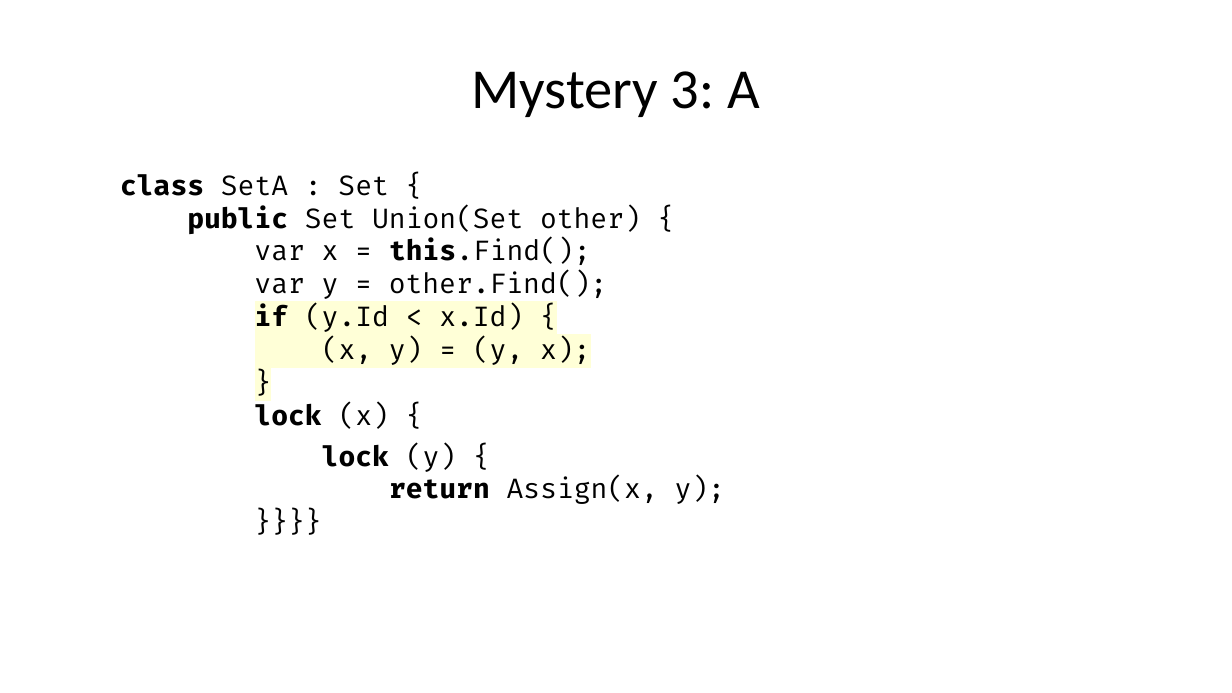
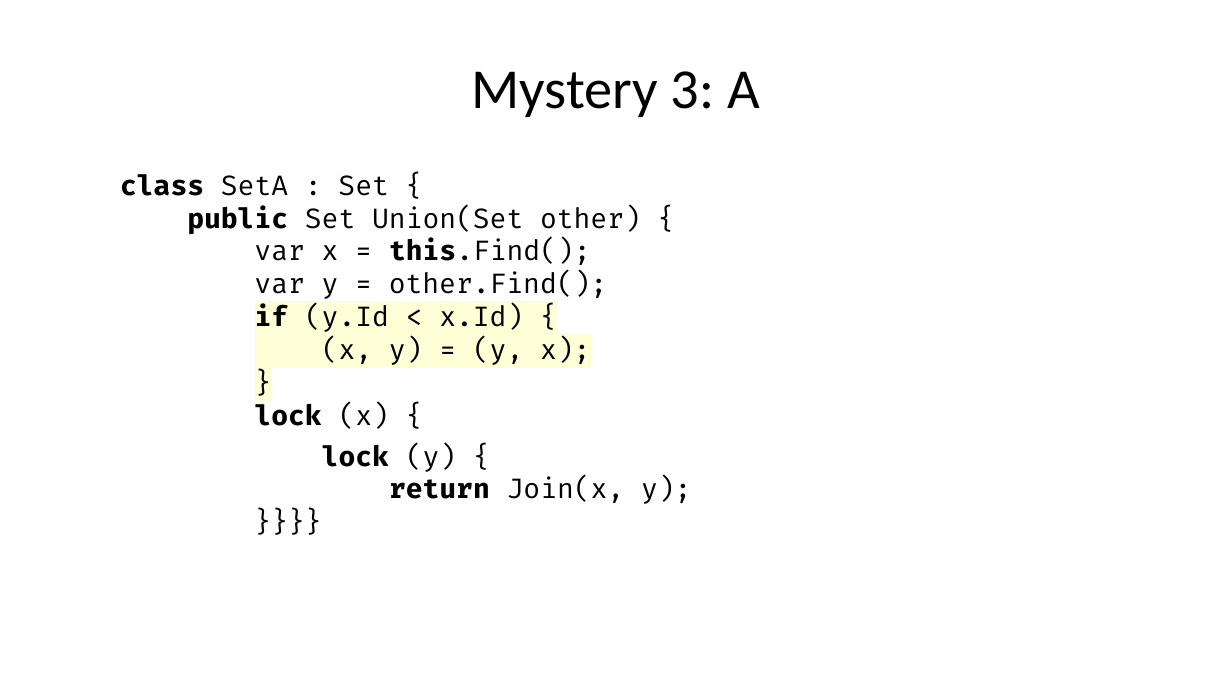
Before and after one commit to fbie/threading-mysteries, a slide deck: slide 24 of slides/slides.odp. Drawn at 1232x693 pixels with LibreOffice and Linux fonts; fonts in the diff are those of the drawing. Boxes give left, top, right and bottom in pixels: in the first picture for what was removed or moved away, otherwise in the second. Text is boxed around its words. In the diff, an @@ line names an element or a change of style, - is before the commit and + after.

Commit message:
Rename Assign to Join

```diff
--- a/slides/slides.odp
+++ b/slides/slides.odp
@@ text at bbox=[322, 444, 691, 504]: text changed @@
-lock (y) {
-return Assign(x, y);
-}}}}
+lock (y) {
+return Join(x, y);
+}}}}
```
Also in this commit, not shown: 2 other slides changed, 2 other files.
